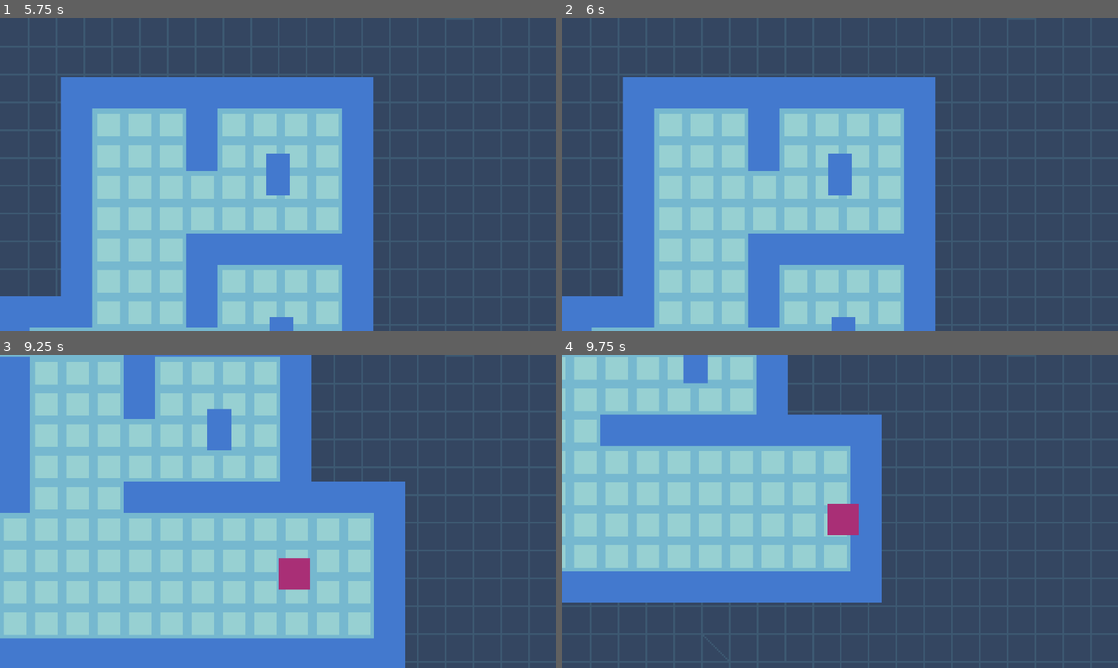
Above: before the commit, frames 1-4 (two rows, left to right).
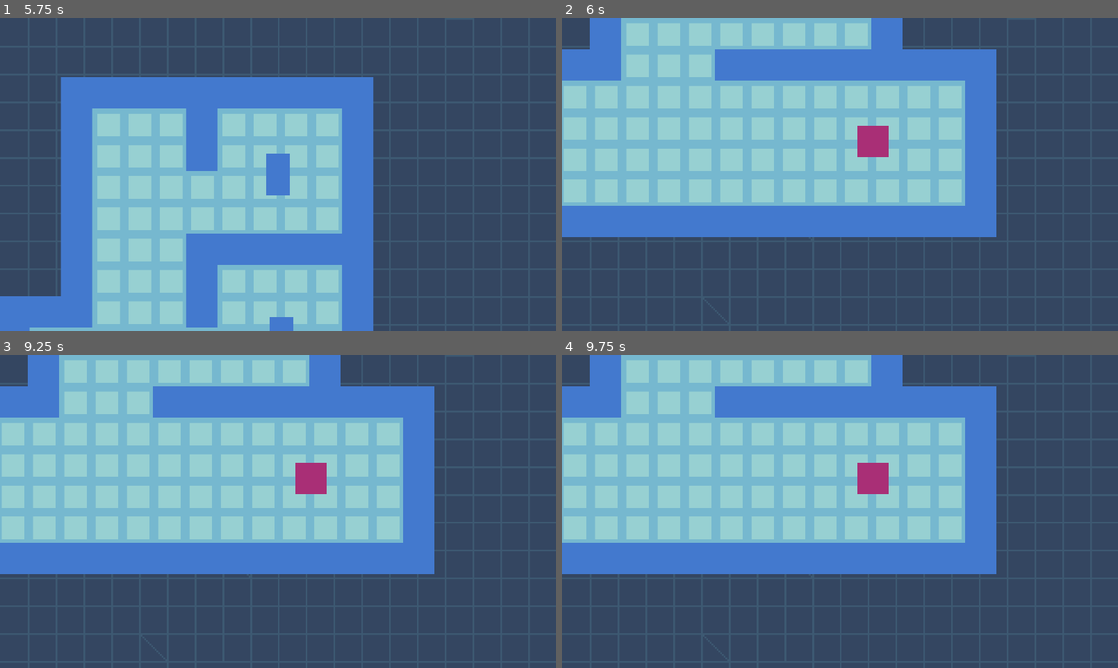
Above: after the commit, the same moments.

Repository: LuisGarrillo/jamegam-01-25
Game: Godot game, scene res://scenes/root.tscn
Two runs of this game, one before a commit and one after it. Both use one fixed random seed, a clock stepped at 60 frames per second and the inputs below.
Inputs:
- Up to frame 1 (5.75 s): click "START" at 0.5 s; click "START" at 1.25 s; hold D (right) 2.03-2.78 s; tap J (abduct) every 0.75 s from 2.1 to 5.1 s; tap Enter at 2.75 s; hold S (down) 2.78-3.53 s; tap Escape (reset-debug) at 3.5, 4.25, 5 s; hold D (right) 3.53-4.28 s; hold W (up) 4.28-5.03 s; hold A (left) from 5.03 s (still down); tap Tab (pause, bound only after the commit) at 5.65 s
- Up to frame 2 (6 s): keep holding A (left); tap Escape (reset-debug) at 5.75 s; tap J (abduct) at 5.85 s
- Up to frame 3 (9.25 s): tap Escape (reset-debug) at 6.5 s; release A (left) at 6.53 s; hold S (down) 6.53-7.28 s; tap J (abduct) every 0.75 s from 6.6 to 8.85 s; hold D (right) 7.28-8.03 s; hold W (up) 8.03-8.78 s; hold D (right) from 8.78 s (still down)
- Up to frame 4 (9.75 s): release D (right) at 9.53 s; hold S (down) from 9.53 s (still down); tap J (abduct) at 9.6 s

Frame 1 is identical in both runs. In frame 2, 60% of the frame differs, in the area x 0-79%, y 0-100%; in frame 3, 55%; in frame 4, 46%.
Error after the commit: Invalid call. Nonexistent function 'pause' in base 'CanvasLayer (UiDisplay)'. (res://scripts/root.gd:65)

Commit message:
Add pause input and fix bugs

Diff:
--- a/project.godot
+++ b/project.godot
@@ -63,6 +63,11 @@
 , Object(InputEventJoypadButton,"resource_local_to_scene":false,"resource_name":"","device":-1,"button_index":0,"pressure":0.0,"pressed":true,"script":null)
 ]
 }
+pause={
+"deadzone": 0.5,
+"events": [Object(InputEventKey,"resource_local_to_scene":false,"resource_name":"","device":-1,"window_id":0,"alt_pressed":false,"shift_pressed":false,"ctrl_pressed":false,"meta_pressed":false,"pressed":false,"keycode":0,"physical_keycode":4194306,"key_label":0,"unicode":0,"location":0,"echo":false,"script":null)
+]
+}
 
 [layer_names]
 
--- a/scripts/player/player.gd
+++ b/scripts/player/player.gd
@@ -46,7 +46,7 @@
 		return
 	print("abducted")
 	form = "human"
-	abducted.emit(target)
+	abducted.emit()
 
 # signals
 
